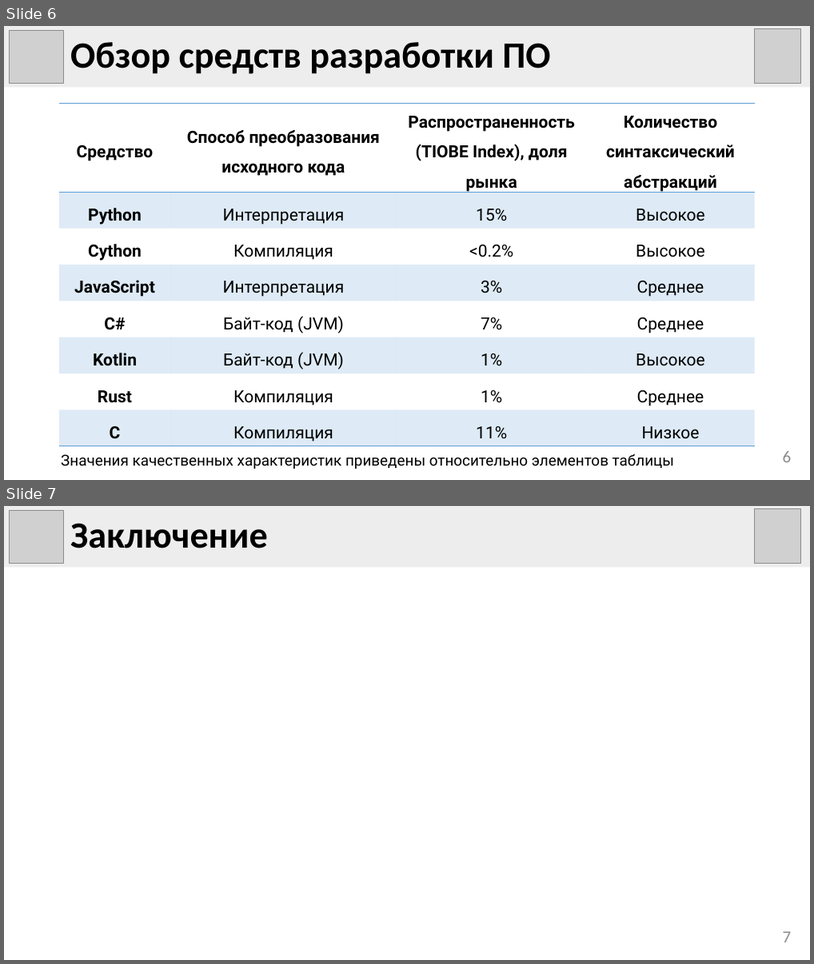
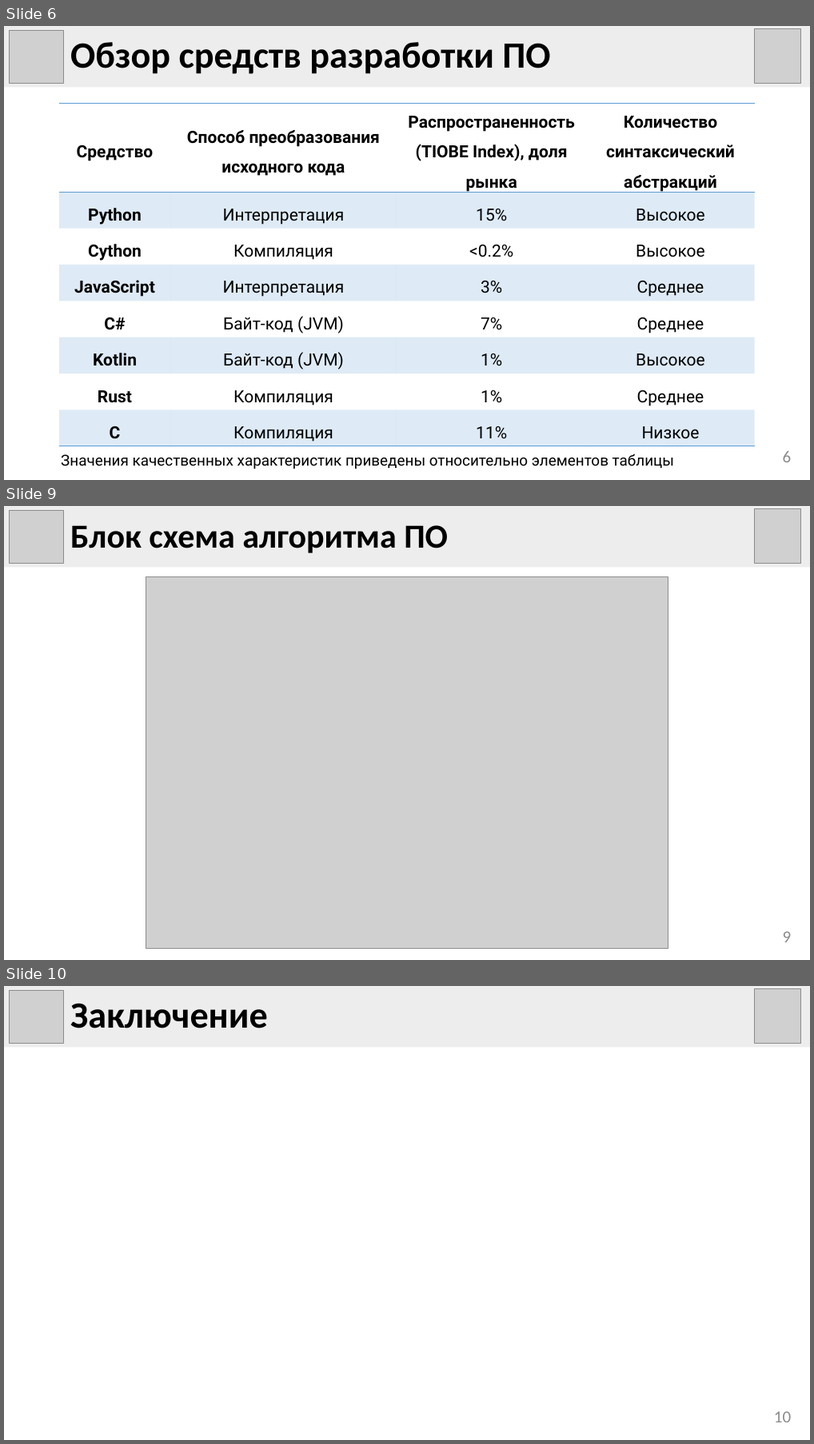
Before and after one commit to eleven5150/mips-emulation, a slide deck: docs/presentation/presentation.pptx. Shown one above the other, each under a label of ours: slides 6 and 7 before the commit, slides 6, 9 and 10 after it; the slides between them are not shown. The pictures are 814x964 and 814x1444 pixels, drawn with LibreOffice and Linux fonts; fonts in the diff are those of the drawing; grey boxes stand for pictures. Boxes give left, top, right and bottom in pixels: in the first picture for what was removed or moved away, otherwise in the second. Text is boxed around its words. In the diff, an @@ line names an element or a change of style, - is before the commit and + after.

```diff
--- a/docs/presentation/presentation.pptx
+++ b/docs/presentation/presentation.pptx
@@ slide 9 added at <box>4,506,810,960</box>, background #FFFFFF @@
@@ rectangle added at <box>4,506,810,567</box>, fill #EDEDED, 40 pt, text #000000, bold @@
+Блок схема алгоритма ПО
@@ picture added at <box>10,511,63,564</box> @@
@@ picture added at <box>755,508,802,563</box> @@
@@ picture added at <box>146,576,669,948</box> @@
@@ page number added at <box>783,931,792,942</box>, 20 pt, text #8C8C8C @@
+9
@@ what was slide 7 is now slide 10 @@
@@ page number at <box>774,1411,791,1422</box>: text changed @@
-7
+10
```
Also in this commit, not shown: 1 slide changed, 2 other slides added, 3 other files.
